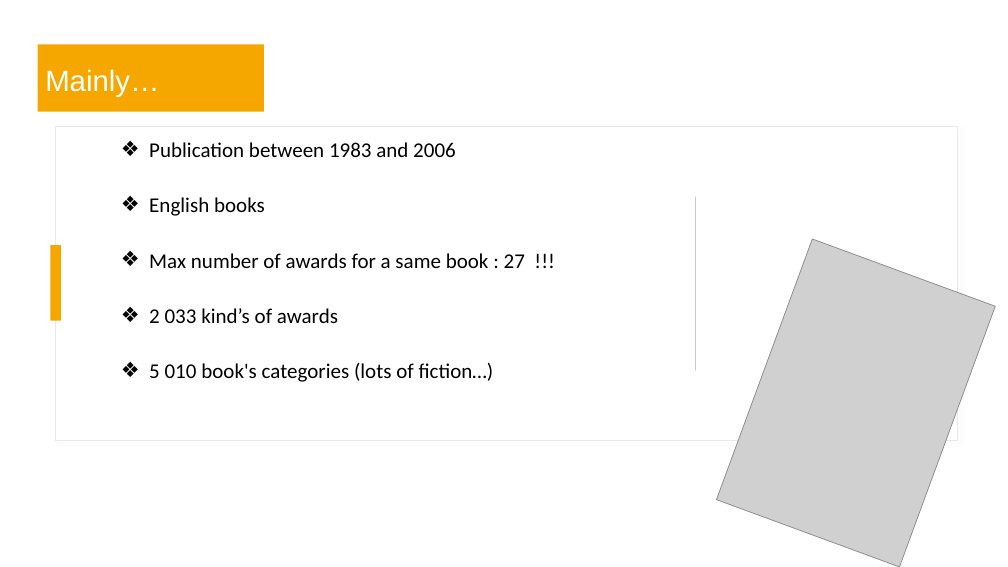
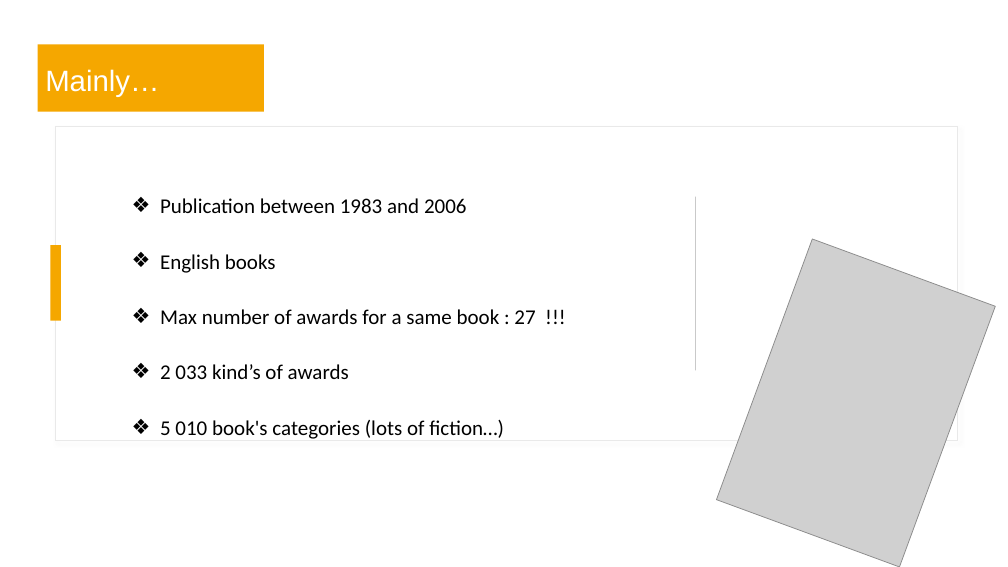
Before and after one commit to ArielNATAF/Books_project, a slide deck: slide 12 of BooksProject.pptx. Drawn at 1008x567 pixels with LibreOffice and Linux fonts; fonts in the diff are those of the drawing; grey boxes stand for pictures. Boxes give left, top, right and bottom in pixels: in the first picture for what was removed or moved away, otherwise in the second. Text is boxed around its words. In the diff, an @@ line names an element or a change of style, - is before the commit and + after.

```diff
--- a/BooksProject.pptx
+++ b/BooksProject.pptx
@@ text "Publication between 1983 and 2006": place and size @@
-text "Publication between 1983 and 2006" at <box>149,142,525,382</box>
+text "Publication between 1983 and 2006" at <box>160,198,535,439</box>
```
Also in this commit, not shown: 10 other slides changed, 1 slide added, 1 other file.
